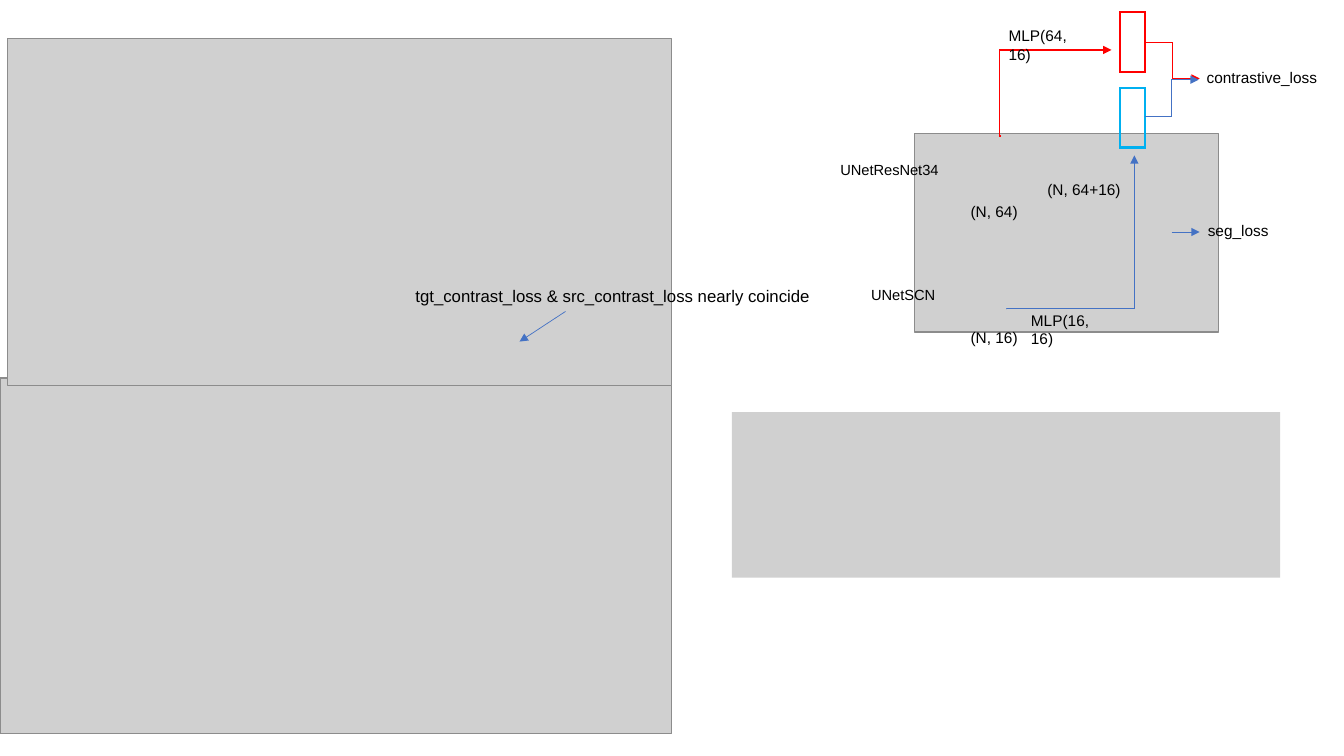
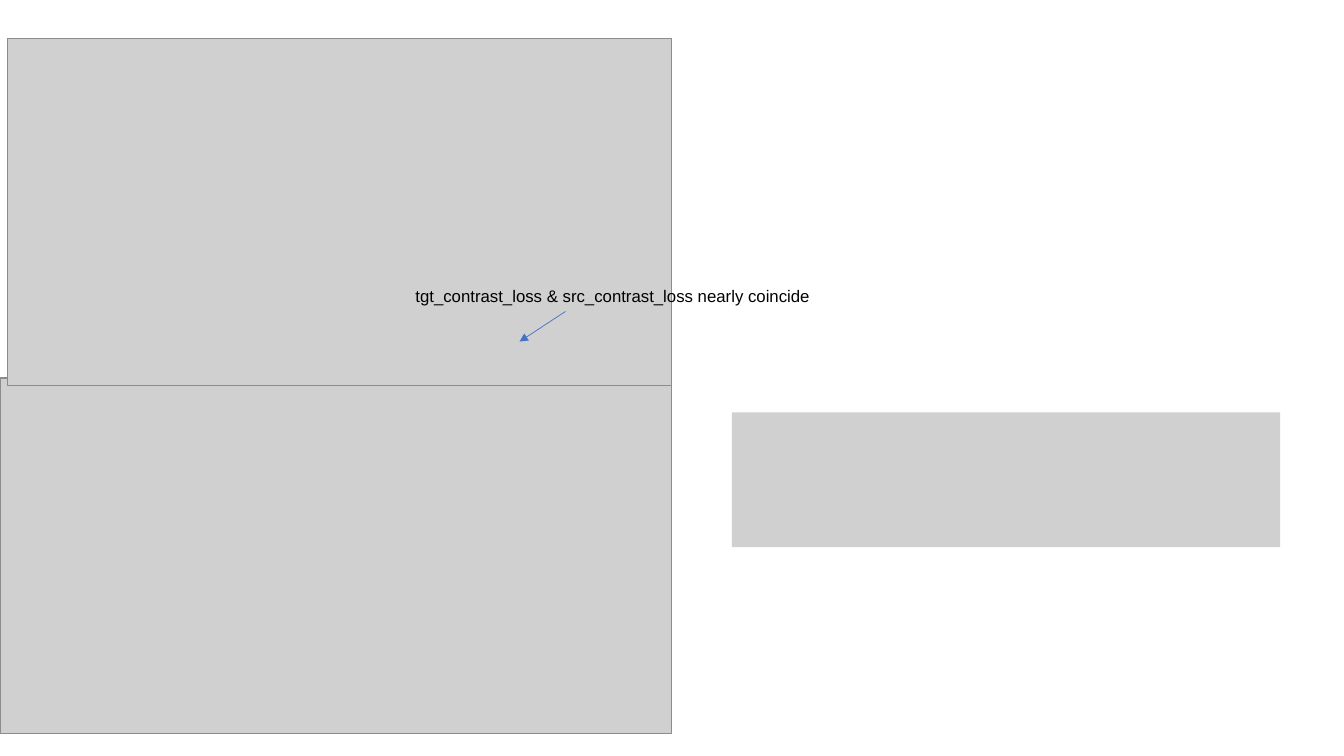
Before and after one commit to XYHC-MMDA/Multi-modal-Multi-task-DA, a slide deck: slide 22 of demo/latest.pptx (slide 18 before the commit). Drawn at 1344x756 pixels with LibreOffice and Linux fonts; fonts in the diff are those of the drawing; grey boxes stand for pictures. Boxes give left, top, right and bottom in pixels: in the first picture for what was removed or moved away, otherwise in the second. Text is boxed around its words. In the diff, an @@ line names an element or a change of style, - is before the commit and + after.

```diff
--- a/demo/latest.pptx
+++ b/demo/latest.pptx
@@ group removed at (x1=840, y1=12, x2=1318, y2=347): 9 texts, 4 elbow arrows, 2 rectangles, 1 picture, 1 arrow @@
-UNetResNet34
-UNetSCN
-(N, 64)
-(N, 16)
-(N, 64+16)
-MLP(64, 16)
-MLP(16, 16)
-seg_loss
-contrastive_loss
@@ picture resized from (x1=732, y1=412, x2=1280, y2=578) to (x1=732, y1=412, x2=1280, y2=547) @@
```
Also in this commit, not shown: 7 other slides changed, 4 slides added, 4 slides removed.
